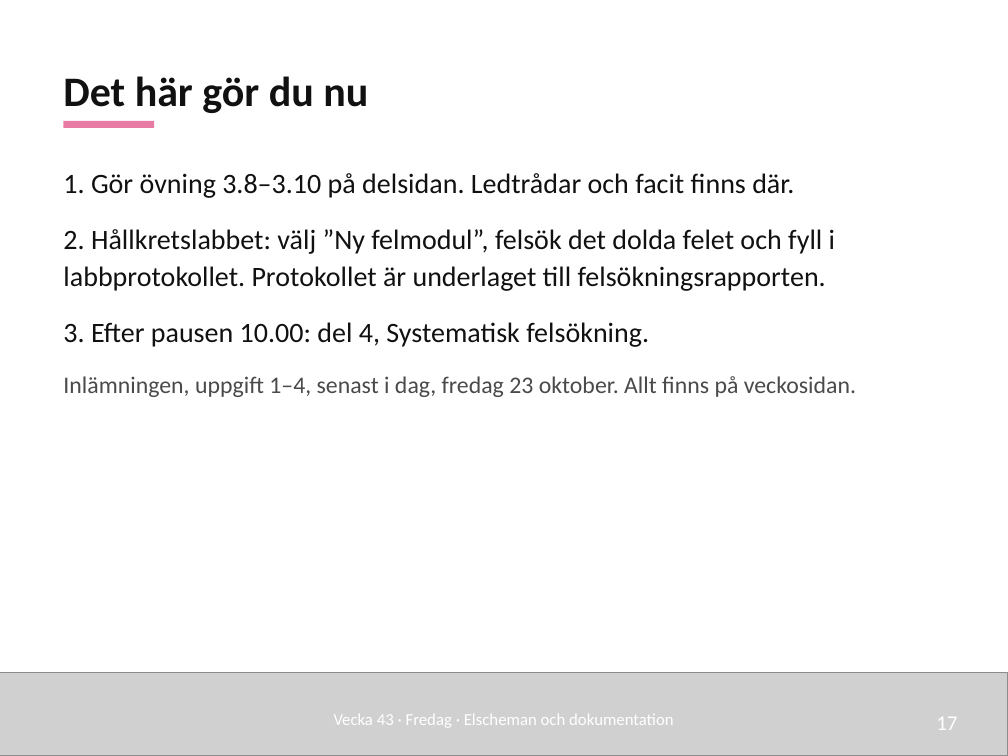
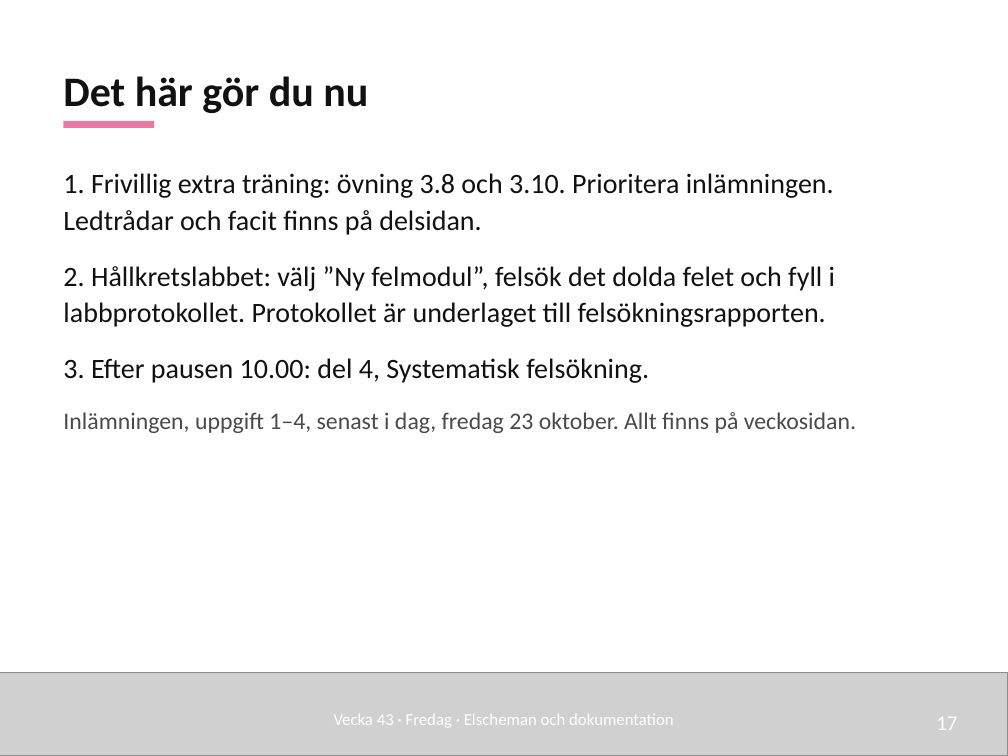
Before and after one commit to nj22az/nj22az.github.io, a slide deck: slide 17 of sjoskolan/vecka-43/aktuell/v43_03_Elscheman_och_dokumentation_elev.pptx. Drawn at 1008x756 pixels with LibreOffice and Linux fonts; fonts in the diff are those of the drawing; grey boxes stand for pictures. Boxes give left, top, right and bottom in pixels: in the first picture for what was removed or moved away, otherwise in the second. Text is boxed around its words. In the diff, an @@ line names an element or a change of style, - is before the commit and + after.

```diff
--- a/sjoskolan/vecka-43/aktuell/v43_03_Elscheman_och_dokumentation_elev.pptx
+++ b/sjoskolan/vecka-43/aktuell/v43_03_Elscheman_och_dokumentation_elev.pptx
@@ text at (63, 173, 834, 235): text changed @@
-1. Gör övning 3.8–3.10 på delsidan. Ledtrådar och facit finns där.
+1. Frivillig extra träning: övning 3.8 och 3.10. Prioritera inlämningen. Ledtrådar och facit finns på delsidan.
```
Also in this commit, not shown: 2 other slides changed, 54 other files.
